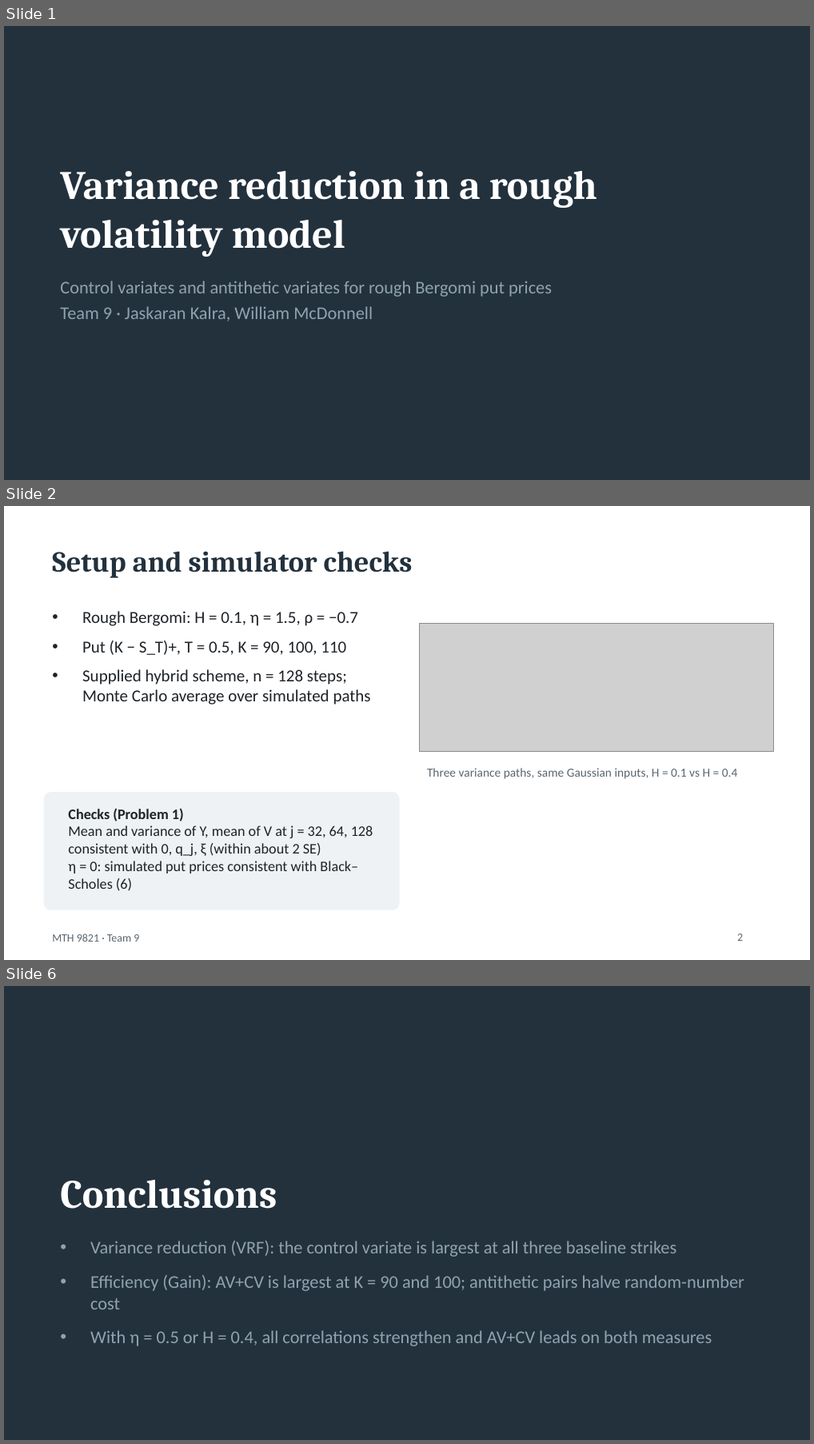
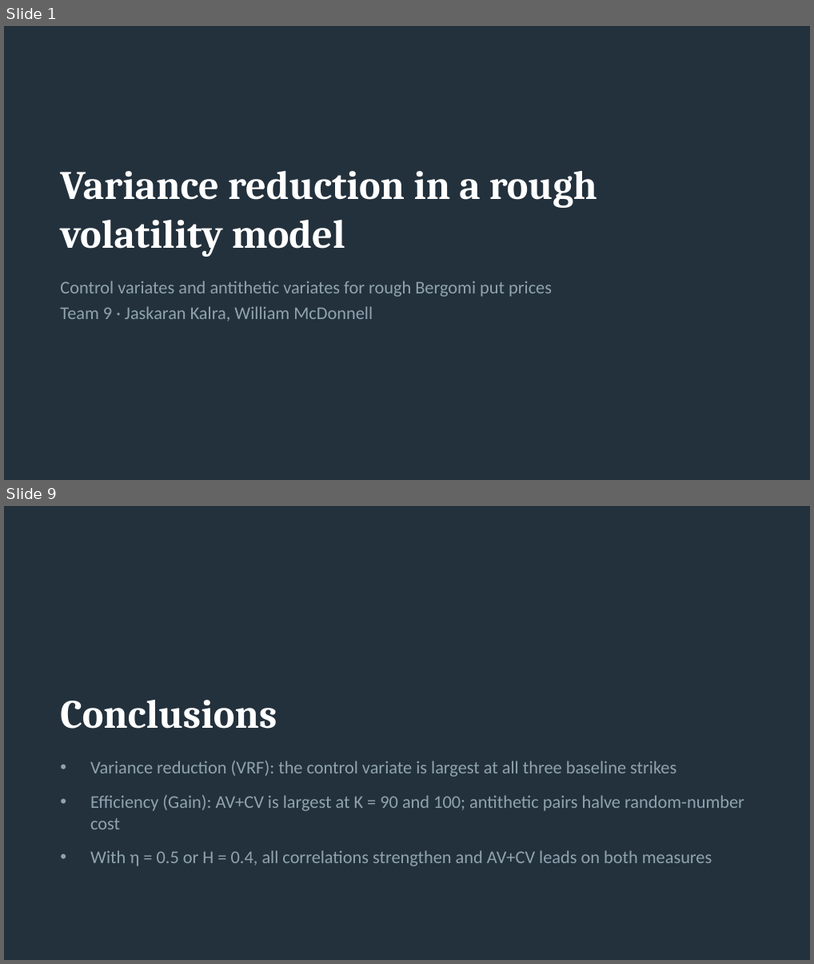
Before and after one commit to karan2615/MTH9821, a slide deck: hw2_slides.pptx. Shown one above the other, each under a label of ours: slides 1, 2 and 6 before the commit, slides 1 and 9 after it; the slides between them are not shown. The pictures are 814x1444 and 814x964 pixels, drawn with LibreOffice and Linux fonts; fonts in the diff are those of the drawing; grey boxes stand for pictures. Boxes give left, top, right and bottom in pixels: in the first picture for what was removed or moved away, otherwise in the second. Text is boxed around its words. In the diff, an @@ line names an element or a change of style, - is before the commit and + after.

```diff
--- a/hw2_slides.pptx
+++ b/hw2_slides.pptx
@@ slide 2 removed at <box>4,506,810,960</box>, background #FFFFFF @@
@@ title removed at <box>52,551,413,578</box> @@
-Setup and simulator checks
@@ text removed at <box>82,611,371,704</box> @@
-• Rough Bergomi: H = 0.1, η = 1.5, ρ = −0.7
-• Put (K − S_T)+, T = 0.5, K = 90, 100, 110
-• Supplied hybrid scheme, n = 128 steps; Monte Carlo average over simulated paths
@@ picture removed at <box>419,623,774,751</box> @@
@@ text removed at <box>427,768,738,779</box> @@
-Three variance paths, same Gaussian inputs, H = 0.1 vs H = 0.4
@@ rounded rectangle removed at <box>44,792,399,909</box> @@
@@ text removed at <box>68,808,374,891</box> @@
-Checks (Problem 1)
-Mean and variance of Y, mean of V at j = 32, 64, 128 consistent with 0, q_j, ξ (within about 2 SE)
-η = 0: simulated put prices consistent with Black–Scholes (6)
@@ text removed at <box>52,933,139,941</box> @@
-MTH 9821 · Team 9
@@ page number removed at <box>738,933,743,940</box> @@
-2
@@ what was slide 6 is now slide 9 @@
```
Also in this commit, not shown: 2 slides changed, 5 slides added, 1 other slide removed.
